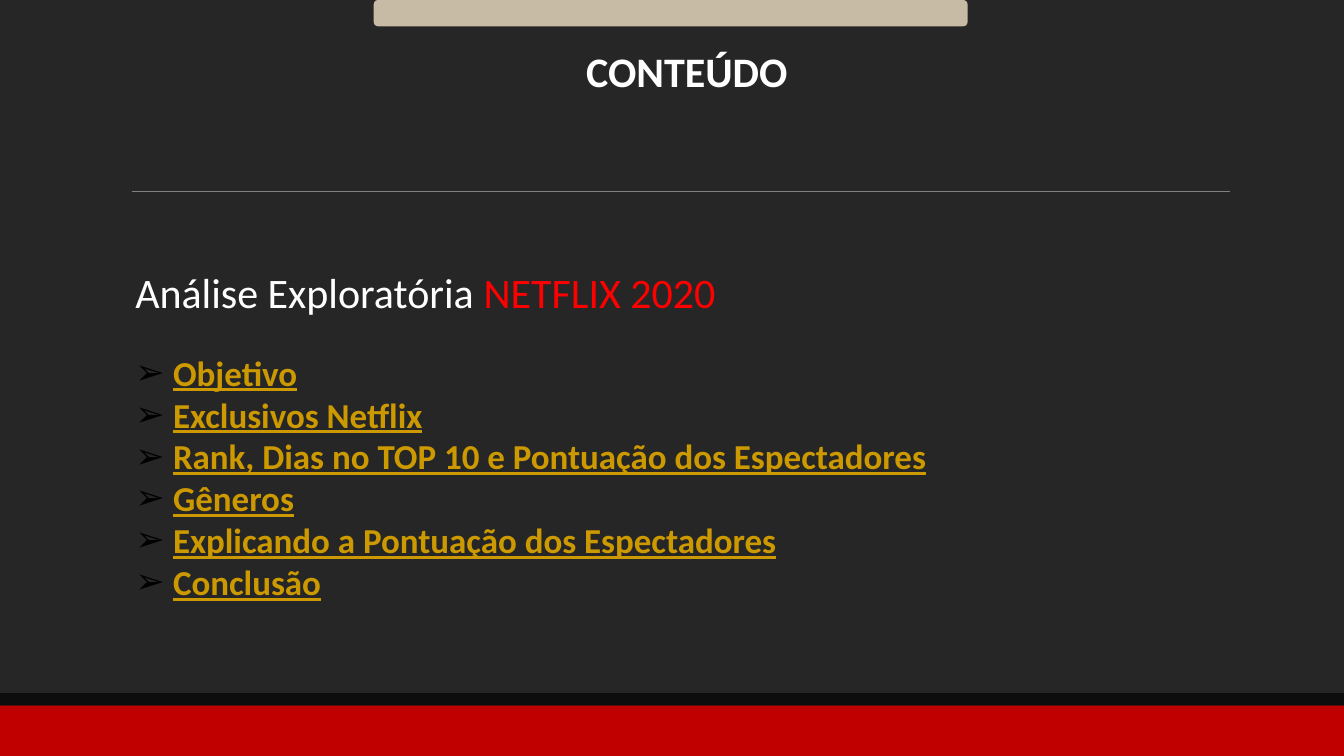
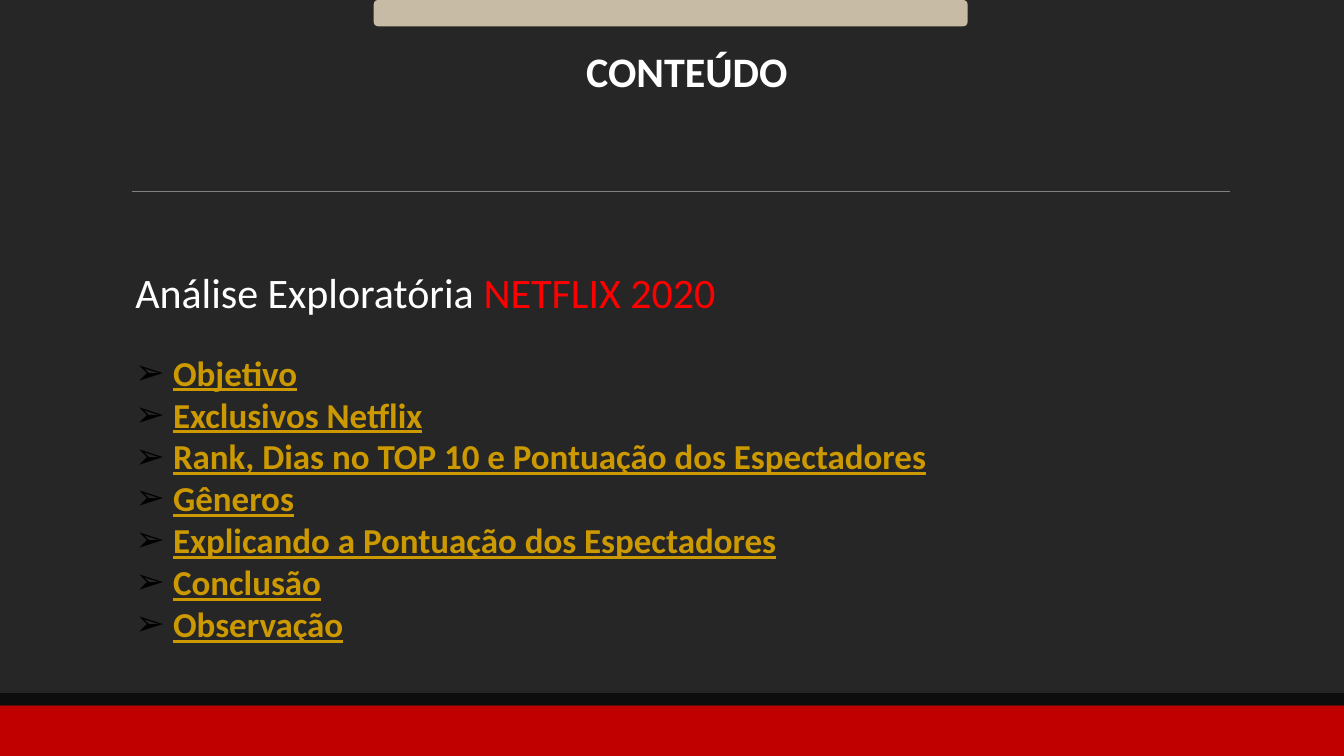
Before and after one commit to RiquelmoFerreira/Exploratory_Data_Analysis_Netflix_Top_10, a slide deck: slide 2 of Apresentacao-Presentation.pptx. Drawn at 1344x756 pixels with LibreOffice and Linux fonts; fonts in the diff are those of the drawing. Boxes give left, top, right and bottom in pixels: in the first picture for what was removed or moved away, otherwise in the second. Text is boxed around its words. In the diff, an @@ line names an element or a change of style, - is before the commit and + after.

```diff
--- a/Apresentacao-Presentation.pptx
+++ b/Apresentacao-Presentation.pptx
@@ text at box(173, 612, 343, 643): paragraph added @@
+➢ Observação
```
Also in this commit, not shown: 1 other slide changed, 2 slides added.
